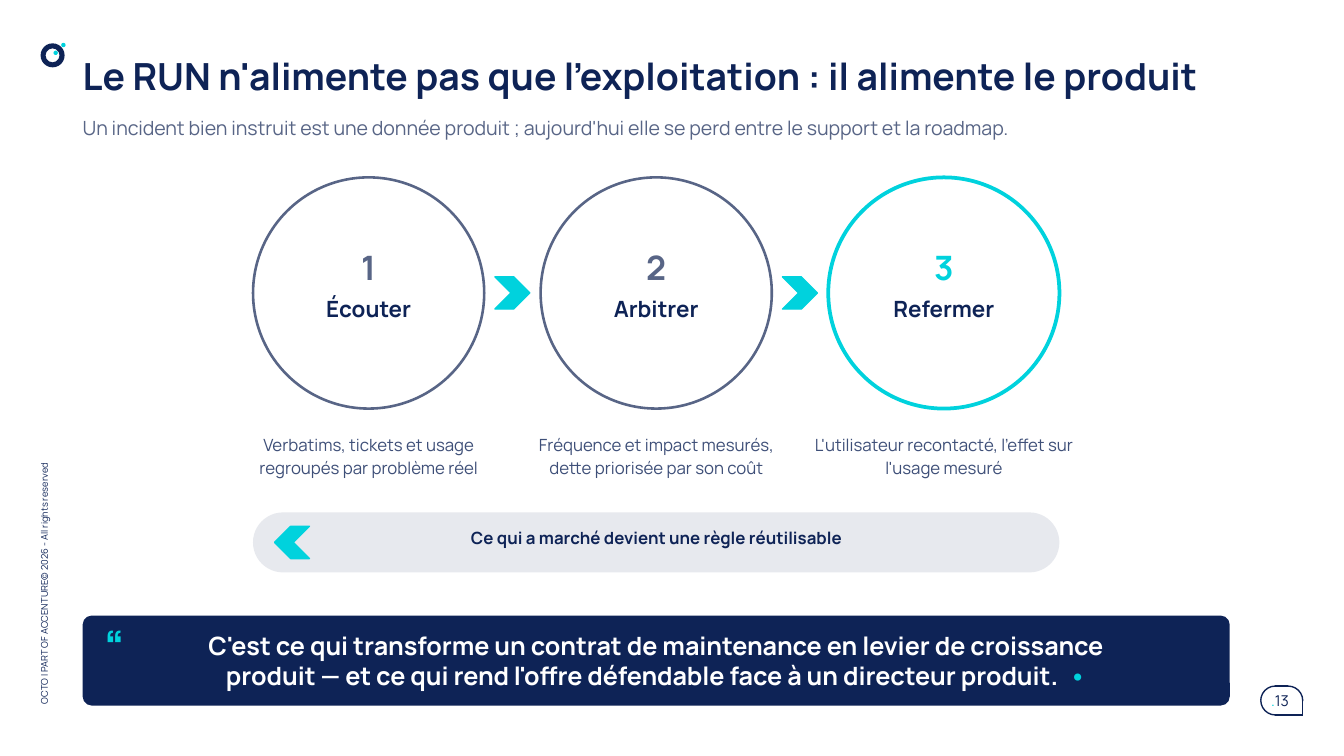
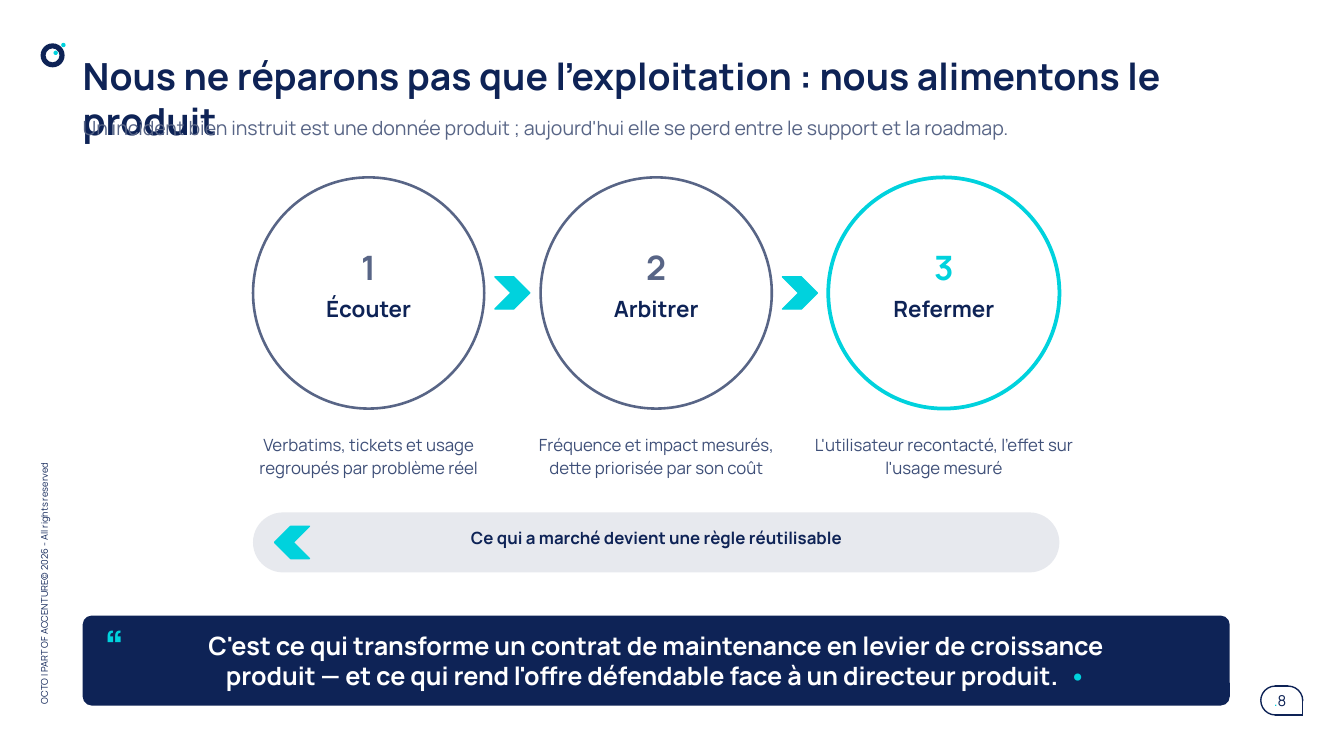
Before and after one commit to claudecamus-dot/VScode6-learning-sprintIA, a slide deck: slide 8 of docs/run-ia/AGENTIC-PRODUCT-RUN-offre-octo.pptx (slide 13 before the commit). Drawn at 1344x756 pixels with LibreOffice and Linux fonts; fonts in the diff are those of the drawing. Boxes give left, top, right and bottom in pixels: in the first picture for what was removed or moved away, otherwise in the second. Text is boxed around its words. In the diff, an @@ line names an element or a change of style, - is before the commit and + after.

```diff
--- a/docs/run-ia/AGENTIC-PRODUCT-RUN-offre-octo.pptx
+++ b/docs/run-ia/AGENTIC-PRODUCT-RUN-offre-octo.pptx
@@ title at (83, 60, 1160, 99): text changed @@
-Le RUN n'alimente pas que l'exploitation : il alimente le produit
+Nous ne réparons pas que l'exploitation : nous alimentons le produit
@@ page number at (1274, 695, 1286, 707): text changed; text colour #0E2356 to #00D2DD @@
-.13
+.8
```
Also in this commit, not shown: 6 other slides changed, 2 slides added, 1 slide removed, 7 other files.
